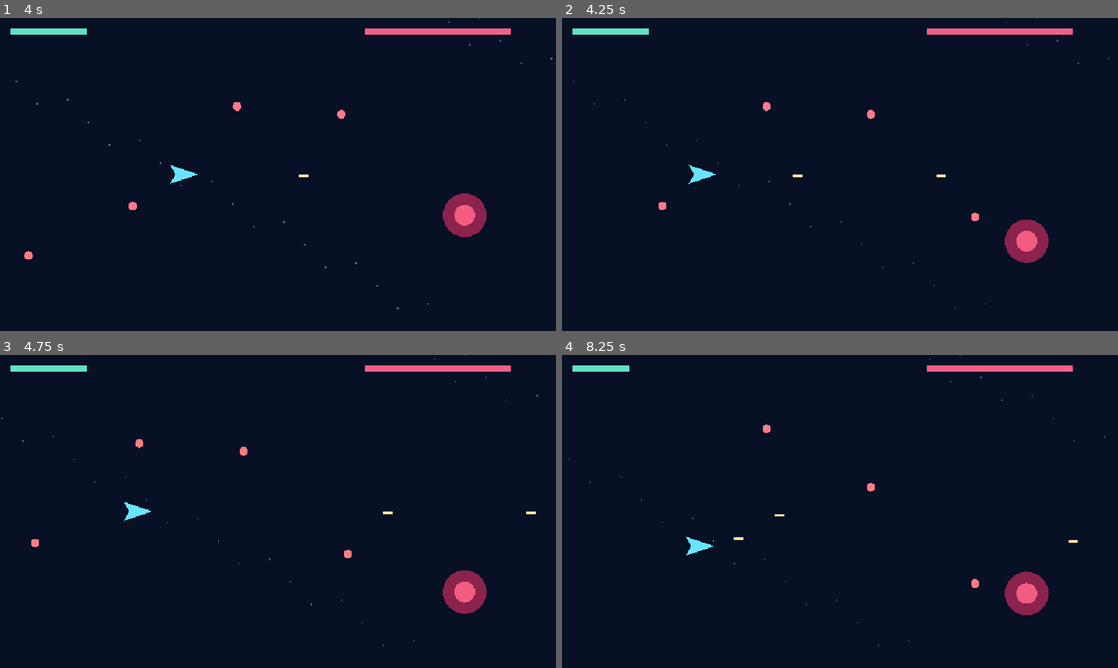
Above: before the commit, frames 1-4 (two rows, left to right).
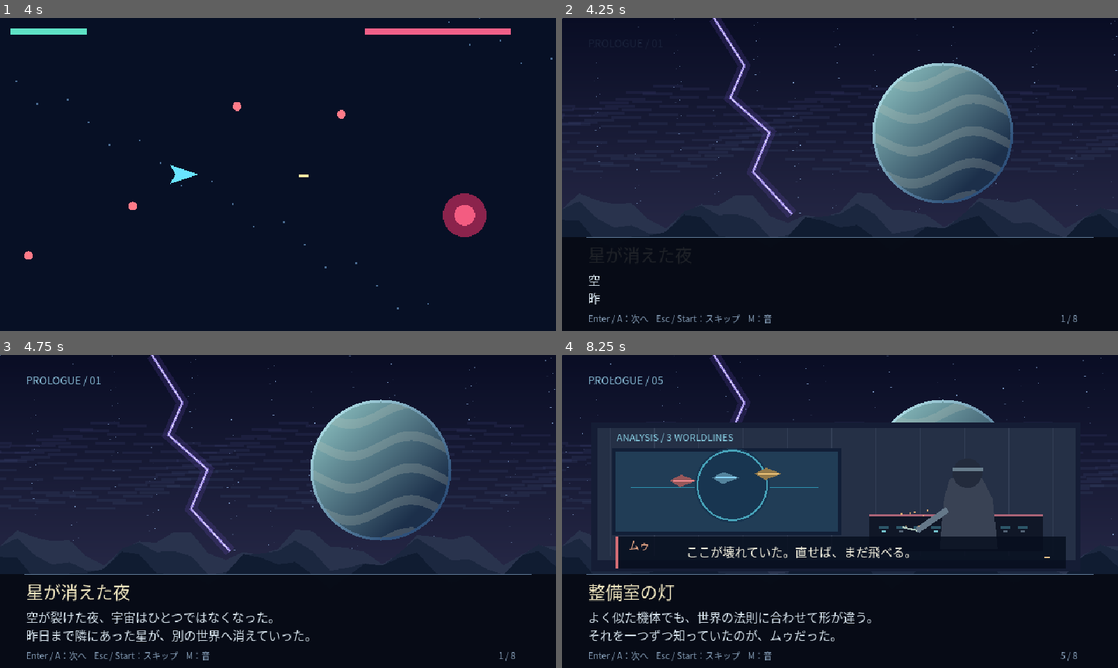
Above: after the commit, the same moments.

Repository: coshimagame/manjusyage
Game: Godot game, scene res://prototypes/stage2_playable.tscn
The game is run twice, just before and just after one commit, with the same random seed, the same clock (stepped at 60 frames per second) and the same inputs. This scene is started directly instead of the project's main scene. Sound files missing from this copy of the repository are replaced by a short silence.
Inputs (mouse positions are in pixels of both pictures, inside the frame that each line leads up to):
- Up to frame 1 (4 s): tap Enter at 0.5, 0.8, 3.8 s; move the mouse to (400, 158) at 0.52 s; hold Right (ui_right) 0.53-1.25 s; tap R at 0.6, 3.6 s; click (400, 158) at 0.67 s; tap Space at 0.77, 1.07, 3.77 s; drag from (166, 190) to (250, 237) at 1.27 s; move the mouse to (333, 105) at 2.02 s; hold Right (ui_right) 2.03-2.75 s; hold Space 2.03-2.75 s; tap E at 2.1 s; drag from (250, 237) to (111, 127) at 2.77 s; move the mouse to (444, 221) at 3.52 s; hold Left (ui_left) from 3.53 s (still down)
- Up to frame 2 (4.25 s): keep holding Left (ui_left); tap Space at 4.07 s; tap Escape at 4.15 s
- Up to frame 3 (4.75 s): release Left (ui_left) at 4.25 s; drag from (111, 464) to (194, 433) at 4.27 s
- Up to frame 4 (8.25 s): move the mouse to (867, 511) at 5.02 s; hold Down (ui_down) 5.03-5.75 s; hold Space 5.03-5.75 s; tap M at 5.1 s; click (867, 511) at 5.17 s; drag from (756, 433) to (728, 527) at 5.77 s; move the mouse to (962, 495) at 6.52 s; hold Up (ui_up) 6.53-7.25 s; tap 2 at 6.6 s; tap Space at 6.77, 7.07 s; tap Enter at 6.8 s; drag from (728, 527) to (812, 574) at 7.27 s; move the mouse to (895, 442) at 8.02 s; hold Down (ui_down) from 8.03 s (still down); hold Space from 8.03 s (still down); tap H at 8.1 s

Frame 1 is identical in both runs. In frame 2, 32% of the frame differs, in the area x 0-100%, y 0-98%; in frame 3, 34%; in frame 4, 36%.

Commit message:
fix: route stage 2 clear to title and retain explicit retry

Diff:
--- a/prototypes/stage2_playable.gd
+++ b/prototypes/stage2_playable.gd
@@ -30,7 +30,10 @@
 	if event is InputEventScreenTouch:
 		var e := event as InputEventScreenTouch
 		if state != "playing" and e.pressed:
-			_restart()
+			if state == "clear":
+				_return_to_title()
+			else:
+				_restart()
 			return
 		# Convert window touch coordinates to the 640x360 game canvas.
 		var local_pos: Vector2 = get_global_transform_with_canvas().affine_inverse() * e.position
@@ -54,7 +57,13 @@
 		if d.index == touch_id:
 			touch_move = get_global_transform_with_canvas().affine_inverse() * d.position
 	elif event is InputEventKey and event.pressed and not event.echo:
-		if state != "playing" and (event.keycode == KEY_ENTER or event.keycode == KEY_SPACE or event.keycode == KEY_R):
+		if event.keycode == KEY_ESCAPE:
+			_return_to_title()
+		elif state != "playing" and event.keycode == KEY_R:
+			_restart()
+		elif state == "clear" and (event.keycode == KEY_ENTER or event.keycode == KEY_SPACE):
+			_return_to_title()
+		elif state == "gameover" and (event.keycode == KEY_ENTER or event.keycode == KEY_SPACE):
 			_restart()
 
 func _process(delta: float) -> void:
@@ -104,6 +113,10 @@
 			hostile.remove_at(i)
 	queue_redraw()
 
+func _return_to_title() -> void:
+	# Use the project main scene rather than replaying the stage 2 prototype.
+	get_tree().change_scene_to_file("res://prologue.tscn")
+
 func _restart() -> void:
 	ship = Vector2(90, 180)
 	hp = 5
@@ -140,4 +153,4 @@
 		var font := ThemeDB.fallback_font
 		var label := "STAGE CLEAR" if state == "clear" else "GAME OVER"
 		draw_string(font, Vector2(240, 170), label, HORIZONTAL_ALIGNMENT_LEFT, -1, 20, Color.WHITE)
-		draw_string(font, Vector2(205, 201), "ENTER / TAP : RETRY", HORIZONTAL_ALIGNMENT_LEFT, -1, 14, Color.WHITE)
+		draw_string(font, Vector2(205, 201), ("ENTER / TAP : TITLE  |  R : RETRY" if state == "clear" else "ENTER / TAP : RETRY  |  ESC : TITLE"), HORIZONTAL_ALIGNMENT_LEFT, -1, 14, Color.WHITE)
